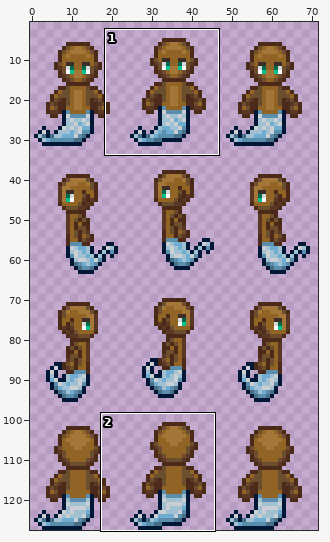
Two states of a sprite sheet, sprite/creature/djinn/PNG/24x32/djinn-001-SWEN.png. The picture above shows the old version from afar; the outline marks the close-up.
Close-up. Old version:
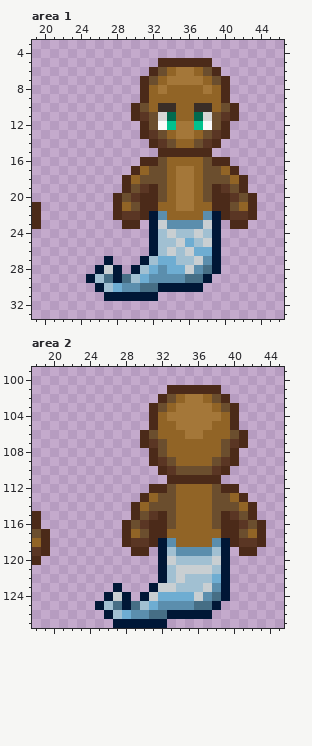
The file is 72x128 pixels. Shown: area 1: x 19..46, y 3..33; area 2: x 18..45, y 99..127. The wide view leaves out empty margins.
The same view after the edit:
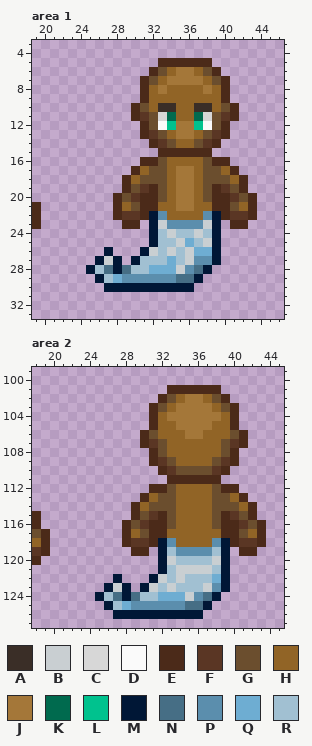
Palette (. is transparent): A #3a2e27  B #c9cfd2  C #d7d7d7  D #fafafa  E #4b2a19  F #5a3624  G #6b4e2e  H #916426  J #a47739  K #006a4e  L #00c28e  M #001736  N #466e85  P #5b8ead  Q #6eadd2  R #a1c0d2
Message: Change djinn S/N facing frames to match other frames
The edit:
--- area 1
@@ x 23..41 @@
 25 .........MRRBQRBM..
-26 .........MRBRBQQM..
-27 ....M...MRQQRRBPM..
-28 ...MBM.MRQPQQBPNM..
-29 ..MRNMNRQPPPPNNM...
-30 ...MRQPPNNMMMMM....
-31 ....MMMMMM.........
+26 ....M...MBRBRBQQM..
+27 ...MBM.MRRRQRBPPM..
+28 ..MRNMNRRQQQBPNM...
+29 ...MRQPPPPPPNNM....
+30 ....MMMMMMMMMM.....
+31 ...................
 32 ...................
--- area 2
@@ x 23..41 @@
 121 .........MRBBBBRM..
-122 .........MRBRRRQM..
-123 ....M...MBBRRRBPM..
-124 ...MBM.MBQQQQBPNM..
-125 ..MRNMNRQPPPPNNM...
-126 ...MRQPPNNMMMMM....
-127 ....MMMMMM.........
+122 ....M...MBRBRRRQM..
+123 ...MBM.MBRBRRRBPM..
+124 ..MRNMNRRQQQBPNM...
+125 ...MRQPPPPPPNNM....
+126 ....MMMMMMMMMM.....
+127 ...................
